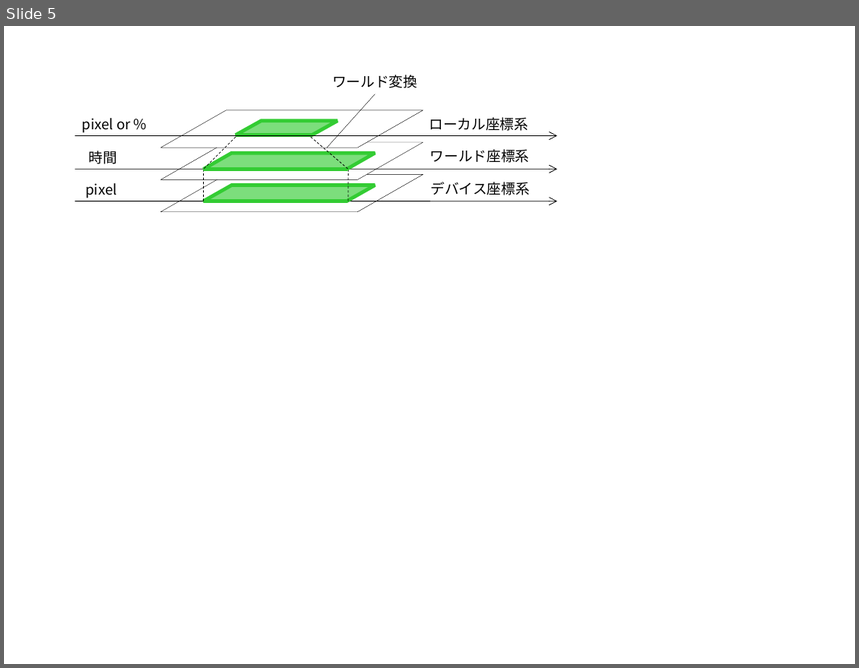
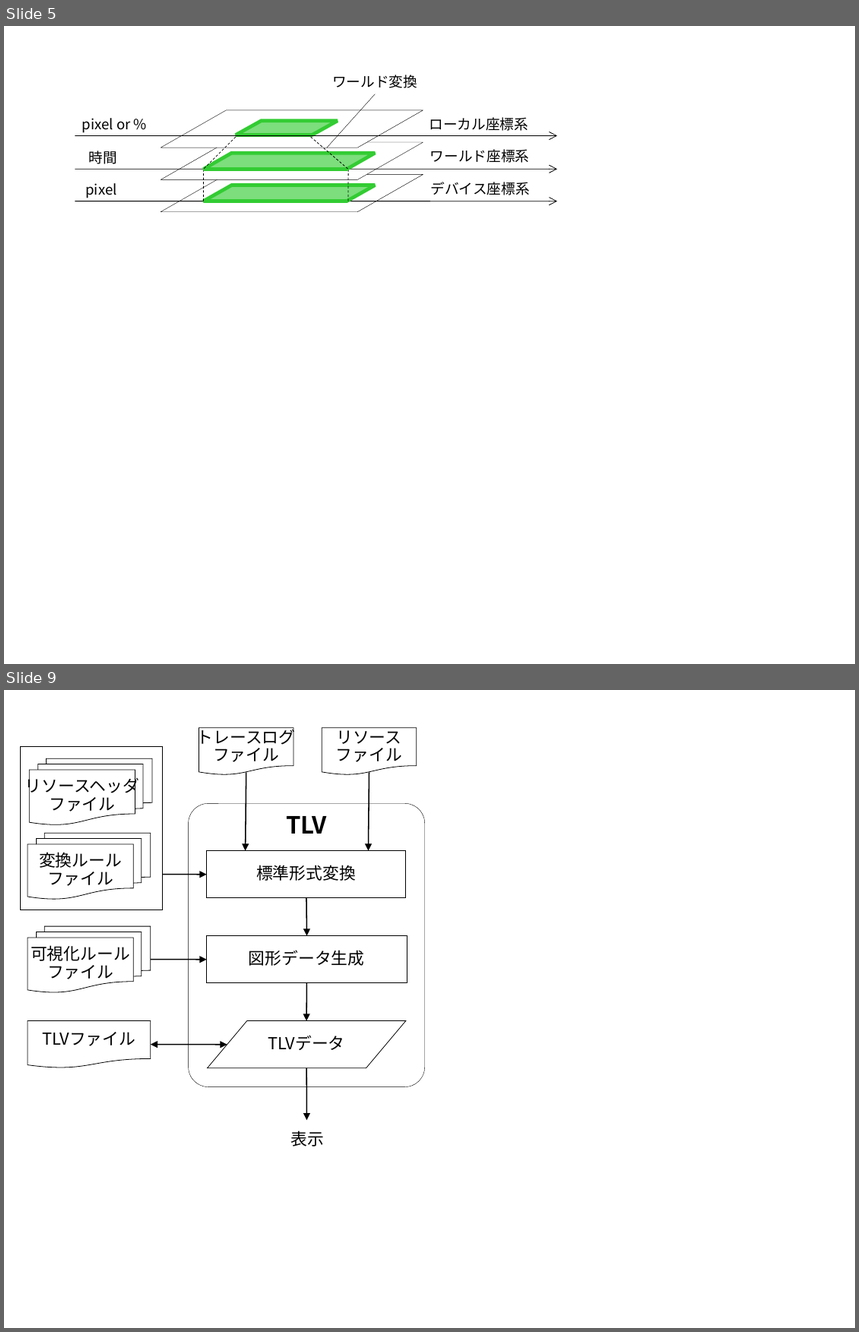
Before and after one commit to YixiaoLi/tlv4mc, a slide deck: doc/masterThesis/2008/goto/img/figures.ppt. Shown one above the other, each under a label of ours: slide 5 before the commit, slides 5 and 9 after it; the slides between them are not shown. The pictures are 859x668 and 859x1332 pixels, drawn with LibreOffice and Linux fonts; fonts in the diff are those of the drawing. Boxes give left, top, right and bottom in pixels: in the first picture for what was removed or moved away, otherwise in the second. Text is boxed around its words. In the diff, an @@ line names an element or a change of style, - is before the commit and + after.

```diff
--- a/doc/masterThesis/2008/goto/img/figures.ppt
+++ b/doc/masterThesis/2008/goto/img/figures.ppt
@@ slide 9 added at [4,690,855,1328], background #FFFFFF @@
@@ flow chart document added at [199,727,294,775], fill #FFFFFF, outline #000000 0.51 pt, 14 pt, text #000000 @@
+トレースログ
+ファイル
@@ flow chart document added at [322,727,416,775], fill #FFFFFF, outline #000000 0.51 pt, 14 pt, text #000000 @@
+リソース
+ファイル
@@ rectangle added at [20,747,162,910], fill #FFFFFF, outline #000000 0.26 pt @@
@@ flow chart multidocument added at [30,759,152,825], fill #FFFFFF, outline #000000 0.51 pt, 14 pt, text #000000 @@
+リソースヘッダ
+ファイル
@@ arrow added from (246, 773) to (246, 851), #000000 0.99 pt @@
@@ arrow added from (369, 773) to (368, 851), #000000 0.99 pt @@
@@ freeform shape added at [189,803,425,1087], fill #FFFFFF, outline #000000 0.26 pt, 20 pt, text #000000, bold @@
+TLV
@@ flow chart multidocument added at [28,833,151,900], fill #FFFFFF, outline #000000 0.51 pt, 14 pt, text #000000 @@
+変換ルール
+ファイル
@@ rectangle added at [207,851,406,898], fill #FFFFFF, outline #000000 0.51 pt, 14 pt, text #000000 @@
+標準形式変換
@@ arrow added from (161, 875) to (207, 875), #000000 0.99 pt @@
@@ arrow added from (306, 888) to (307, 936), #000000 0.99 pt @@
@@ flow chart multidocument added at [28,926,151,993], fill #FFFFFF, outline #000000 0.51 pt, 14 pt, text #000000 @@
+可視化ルール
+ファイル
@@ rectangle added at [207,936,407,983], fill #FFFFFF, outline #000000 0.51 pt, 14 pt, text #000000 @@
+図形データ生成
@@ arrow added from (151, 960) to (207, 960), #000000 0.99 pt @@
@@ arrow added from (307, 983) to (306, 1021), #000000 0.99 pt @@
@@ flow chart document added at [28,1021,151,1068], fill #FFFFFF, outline #000000 0.51 pt, 14 pt, text #000000 @@
+TLVファイル
@@ flow chart input output added at [208,1021,406,1068], fill #FFFFFF, outline #000000 0.51 pt, 14 pt, text #000000 @@
+TLVデータ
@@ double arrow added from (151, 1045) to (227, 1045), #000000 0.99 pt @@
@@ arrow added from (307, 1068) to (307, 1121), #000000 0.99 pt @@
@@ text added at [291,1131,325,1147], 14 pt, text #000000 @@
+表示
```
Also in this commit, not shown: 1 slide changed, 3 other slides added, 12 other files.
